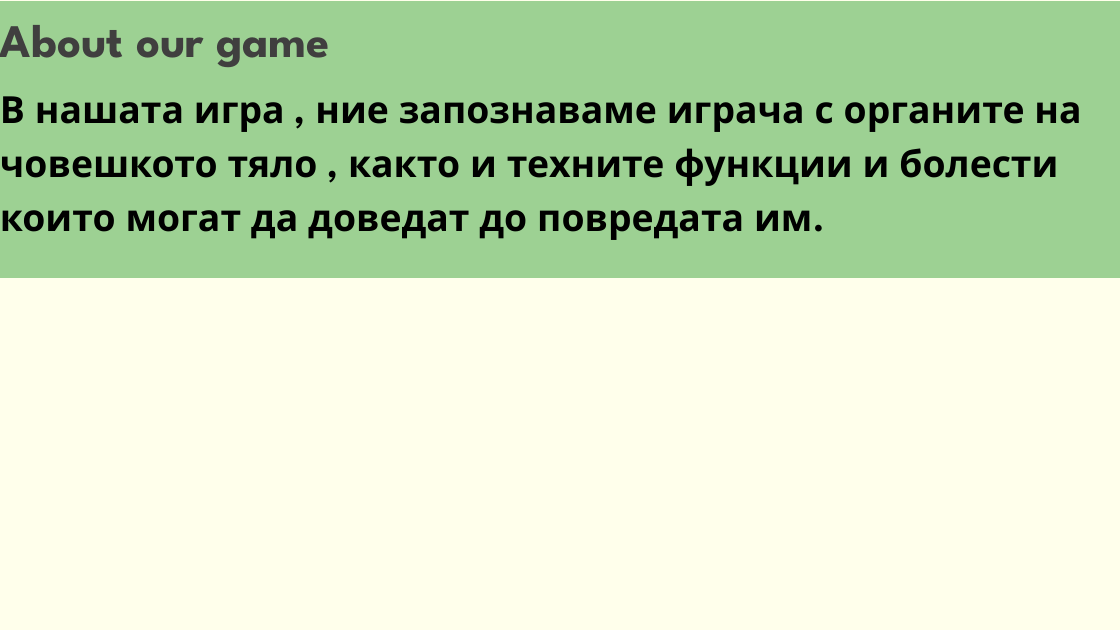
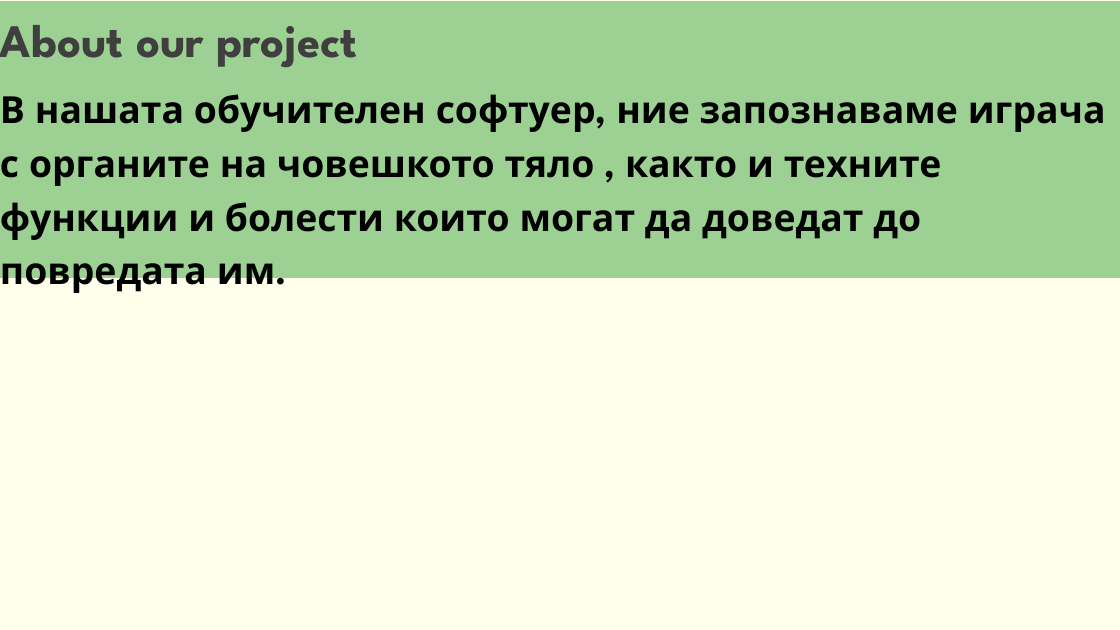
Before and after one commit to ggkotakov20/StudyWare, a slide deck: slide 4 of StudyWare/Documentation/Presentation.pptx. Drawn at 1120x630 pixels with LibreOffice and Linux fonts; fonts in the diff are those of the drawing; background and template pictures are left out. Boxes give left, top, right and bottom in pixels: in the first picture for what was removed or moved away, otherwise in the second. Text is boxed around its words. In the diff, an @@ line names an element or a change of style, - is before the commit and + after.

```diff
--- a/StudyWare/Documentation/Presentation.pptx
+++ b/StudyWare/Documentation/Presentation.pptx
@@ text at [0,25,357,67]: text changed @@
-About our game
+About our project
@@ text at [0,94,1106,240]: text changed @@
-В нашата игра , ние запознаваме играча с органите на човешкото тяло , както и техните функции и болести които могат да доведат до повредата им.
+В нашата обучителен софтуер, ние запознаваме играча с органите на човешкото тяло , както и техните функции и болести които могат да доведат до повредата им.
```
Also in this commit, not shown: 1 other file.
